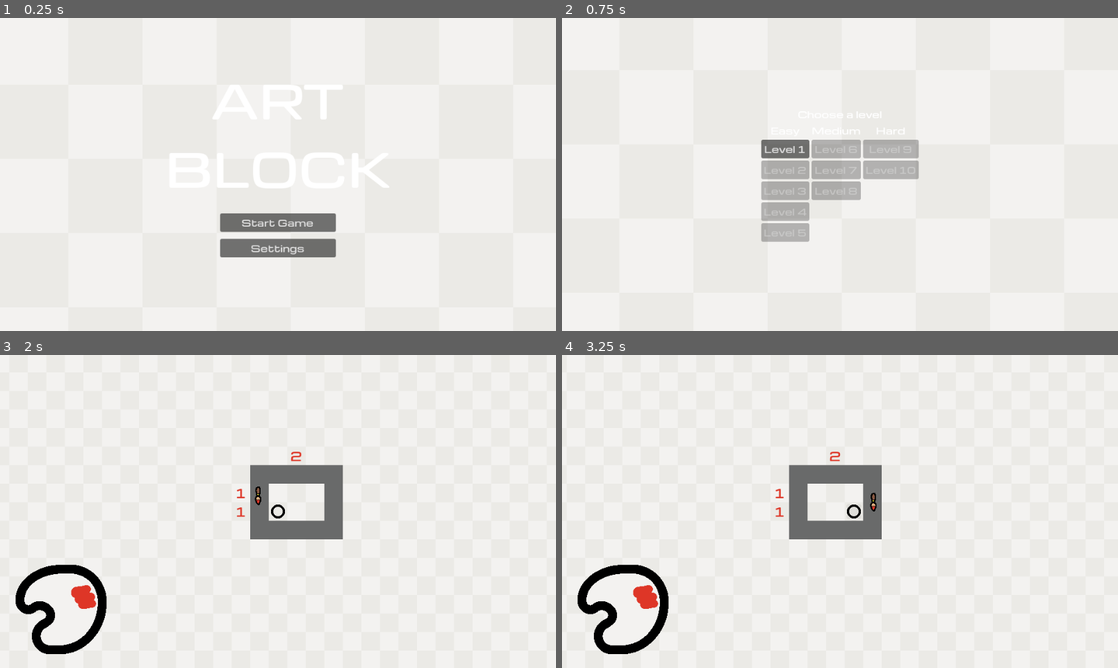
Above: before the commit, frames 1-4 (two rows, left to right).
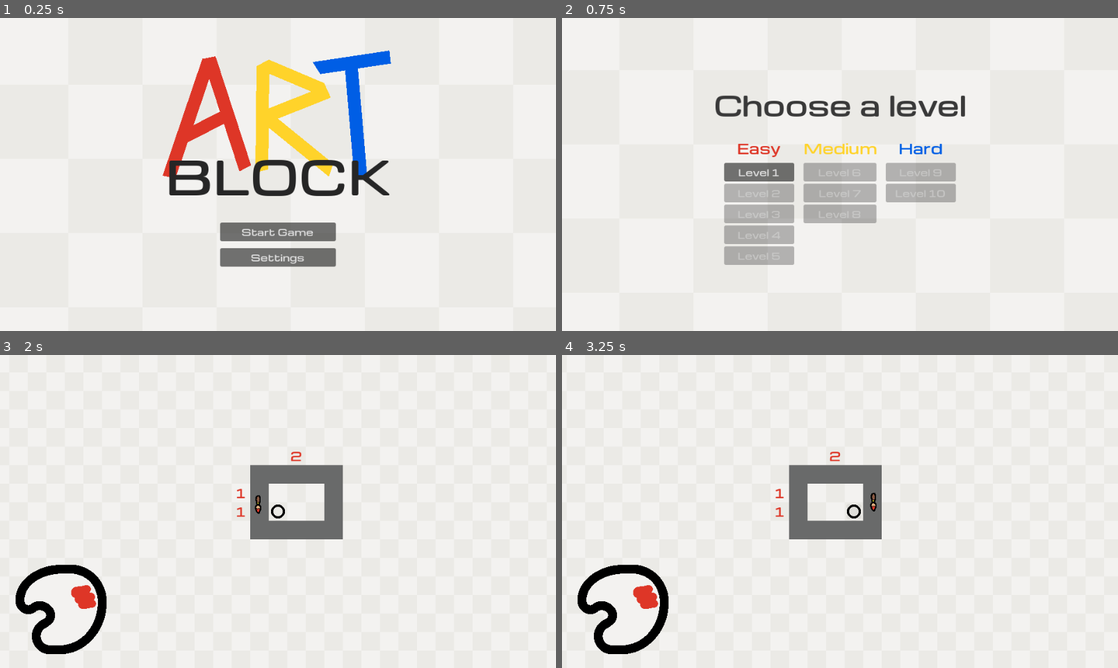
Above: after the commit, the same moments.

Repository: btoosey/Godot-Wild-Jam-99
Game: Godot game, scene res://scenes/main/main.tscn
Same seed, same stepped clock (60 frames per second), same inputs: the game is played once before the commit and once after it.
Inputs (mouse positions are in pixels of both pictures, inside the frame that each line leads up to):
- Up to frame 1 (0.25 s): no input
- Up to frame 2 (0.75 s): click "Start Game" at 0.5 s
- Up to frame 3 (2 s): click "Level 1" at 1.25 s
- Up to frame 4 (3.25 s): click (645, 596) at 2 s; tap Enter at 2.75 s; move the mouse to (962, 495) at 2.77 s; hold D (player_right) from 2.78 s (still down); hold Right mouse button (erase) from 2.78 s (still down)

The runs differ from the first frame. In frame 1, 10% of the frame differs, in the area x 29-71%, y 10-80%; in frame 2, 9.3%; in frame 3, less than 0.1%; in frame 4, nothing differs.

Commit message:
ADD: menu visuals

Diff:
--- a/scenes/main/main.tscn
+++ b/scenes/main/main.tscn
@@ -13,6 +13,7 @@
 [ext_resource type="Script" uid="uid://b07jkr7vpvqsk" path="res://scripts/ui/level_select_menu/level_select.gd" id="7_ouso4"]
 [ext_resource type="Texture2D" uid="uid://d2nlojrur14yr" path="res://assets/background/bg_tile.png" id="8_p8abn"]
 [ext_resource type="Script" uid="uid://dhlt88aijwr56" path="res://scripts/custom_nodes/level_loader_reloader.gd" id="8_yyfjg"]
+[ext_resource type="Texture2D" uid="uid://ceeqpaw6h802w" path="res://assets/main_menu/title.png" id="9_p8abn"]
 [ext_resource type="PackedScene" uid="uid://dehdegn4yyg7m" path="res://scenes/levels/level002.tscn" id="10_raeie"]
 [ext_resource type="PackedScene" uid="uid://blrawsxerjcv3" path="res://scenes/levels/level003.tscn" id="11_hxu8e"]
 [ext_resource type="PackedScene" uid="uid://cvrway2afc1j8" path="res://scenes/levels/level004.tscn" id="12_nvumn"]
@@ -57,6 +58,17 @@
 texture = ExtResource("8_p8abn")
 stretch_mode = 1
 
+[node name="TextureRect" type="TextureRect" parent="MainMenu" unique_id=306283567]
+anchors_preset = 5
+anchor_left = 0.5
+anchor_right = 0.5
+offset_left = -207.5
+offset_top = 48.0
+offset_right = 207.5
+offset_bottom = 282.0
+grow_horizontal = 2
+texture = ExtResource("9_p8abn")
+
 [node name="Title" type="Label" parent="MainMenu" unique_id=893177840]
 anchors_preset = 8
 anchor_left = 0.5
@@ -64,14 +76,14 @@
 anchor_right = 0.5
 anchor_bottom = 0.5
 offset_left = -207.5
-offset_top = -127.0
+offset_top = -57.5
 offset_right = 207.5
-offset_bottom = -17.0
-grow_horizontal = 2
-grow_vertical = 2
+offset_bottom = 57.5
+grow_horizontal = 2
+grow_vertical = 2
+theme_override_colors/font_color = Color(0.14767182, 0.14767179, 0.14767179, 1)
 theme_override_font_sizes/font_size = 80
-text = "ART
-BLOCK"
+text = "BLOCK"
 horizontal_alignment = 1
 
 [node name="MainMenuButtons" type="VBoxContainer" parent="MainMenu" unique_id=226532878]
@@ -82,9 +94,9 @@
 anchor_right = 0.5
 anchor_bottom = 0.5
 offset_left = -100.0
-offset_top = 67.0
+offset_top = 83.0
 offset_right = 100.0
-offset_bottom = 143.0
+offset_bottom = 159.0
 grow_horizontal = 2
 grow_vertical = 2
 theme_override_constants/separation = 12
@@ -126,23 +138,32 @@
 grow_vertical = 2
 size_flags_horizontal = 4
 size_flags_vertical = 4
+theme_override_constants/separation = 24
 
 [node name="Label" type="Label" parent="LevelSelect/Levels" unique_id=55819264]
 layout_mode = 2
 size_flags_horizontal = 4
+theme_override_colors/font_color = Color(0.2231029, 0.2231029, 0.22310287, 1)
+theme_override_font_sizes/font_size = 48
 text = "Choose a level"
 
 [node name="Difficulties" type="HBoxContainer" parent="LevelSelect/Levels" unique_id=244345872]
-layout_mode = 2
-size_flags_horizontal = 4
-size_flags_vertical = 4
+custom_minimum_size = Vector2(400, 0)
+layout_mode = 2
+size_flags_horizontal = 4
+size_flags_vertical = 4
+theme_override_constants/separation = 16
 
 [node name="Easy" type="VBoxContainer" parent="LevelSelect/Levels/Difficulties" unique_id=181954482]
 layout_mode = 2
+size_flags_horizontal = 3
+theme_override_constants/separation = 8
 
 [node name="Label" type="Label" parent="LevelSelect/Levels/Difficulties/Easy" unique_id=271184574]
 layout_mode = 2
 size_flags_horizontal = 4
+theme_override_colors/font_color = Color(0.87058824, 0.21176471, 0.15294118, 1)
+theme_override_font_sizes/font_size = 24
 text = "Easy"
 
 [node name="EasyLevels" type="VBoxContainer" parent="LevelSelect/Levels/Difficulties/Easy" unique_id=1886944100]
@@ -184,10 +205,14 @@
 
 [node name="Medium" type="VBoxContainer" parent="LevelSelect/Levels/Difficulties" unique_id=804535895]
 layout_mode = 2
+size_flags_horizontal = 3
+theme_override_constants/separation = 8
 
 [node name="Label" type="Label" parent="LevelSelect/Levels/Difficulties/Medium" unique_id=1139271354]
 layout_mode = 2
 size_flags_horizontal = 4
+theme_override_colors/font_color = Color(1, 0.827451, 0.16470589, 1)
+theme_override_font_sizes/font_size = 24
 text = "Medium"
 
 [node name="MediumLevels" type="VBoxContainer" parent="LevelSelect/Levels/Difficulties/Medium" unique_id=1627309505]
@@ -216,10 +241,14 @@
 
 [node name="Hard" type="VBoxContainer" parent="LevelSelect/Levels/Difficulties" unique_id=1211632039]
 layout_mode = 2
+size_flags_horizontal = 3
+theme_override_constants/separation = 8
 
 [node name="Label" type="Label" parent="LevelSelect/Levels/Difficulties/Hard" unique_id=1627844714]
 layout_mode = 2
 size_flags_horizontal = 4
+theme_override_colors/font_color = Color(0, 0.36862746, 0.8980392, 1)
+theme_override_font_sizes/font_size = 24
 text = "Hard"
 
 [node name="HardLevels" type="VBoxContainer" parent="LevelSelect/Levels/Difficulties/Hard" unique_id=41498323]
Binary file added: assets/main_menu/title.png
Not shown, added: assets/main_menu/title.png.import
